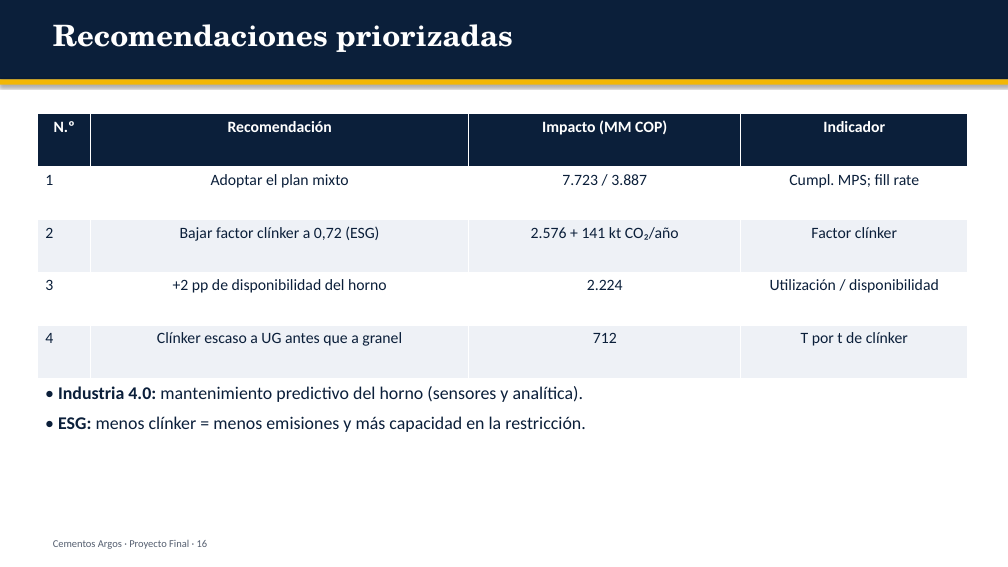
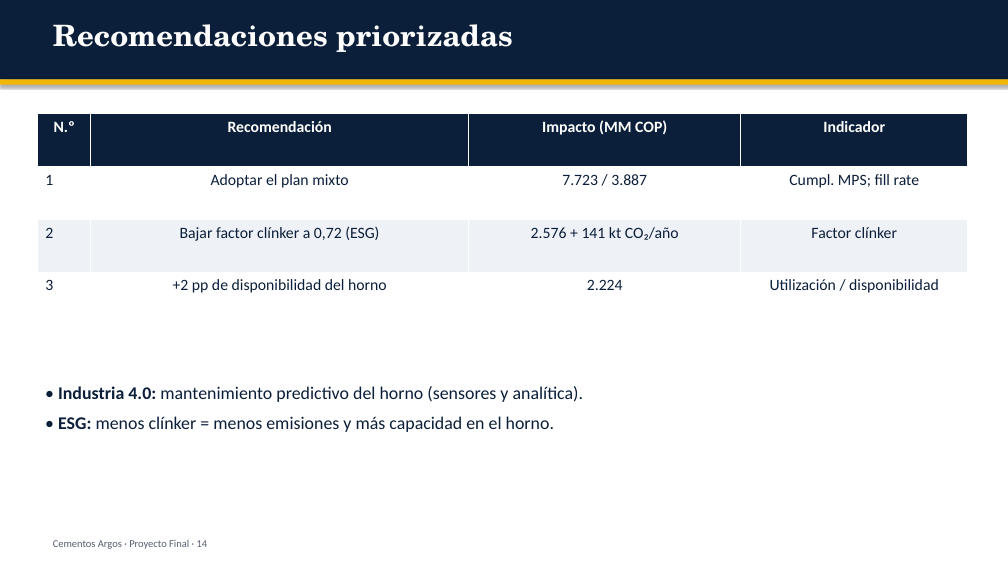
Before and after one commit to mauxysalcedo/mauxysalcedo.github.io, a slide deck: slide 14 of proyecto_final/Presentacion_Proyecto_Final_Argos.pptx (slide 16 before the commit). Drawn at 1008x567 pixels with LibreOffice and Linux fonts; fonts in the diff are those of the drawing. Boxes give left, top, right and bottom in pixels: in the first picture for what was removed or moved away, otherwise in the second. Text is boxed around its words. In the diff, an @@ line names an element or a change of style, - is before the commit and + after.

```diff
--- a/proyecto_final/Presentacion_Proyecto_Final_Argos.pptx
+++ b/proyecto_final/Presentacion_Proyecto_Final_Argos.pptx
@@ table at [38,113,968,325] @@
-row 5: 4 | Clínker escaso a UG antes que a granel | 712 | T por t de clínker
@@ text at [58,416,554,432]: text changed @@
-• ESG: menos clínker = menos emisiones y más capacidad en la restricción.
+• ESG: menos clínker = menos emisiones y más capacidad en el horno.
```
Also in this commit, not shown: 8 other slides changed, 2 slides removed, 11 other files.
